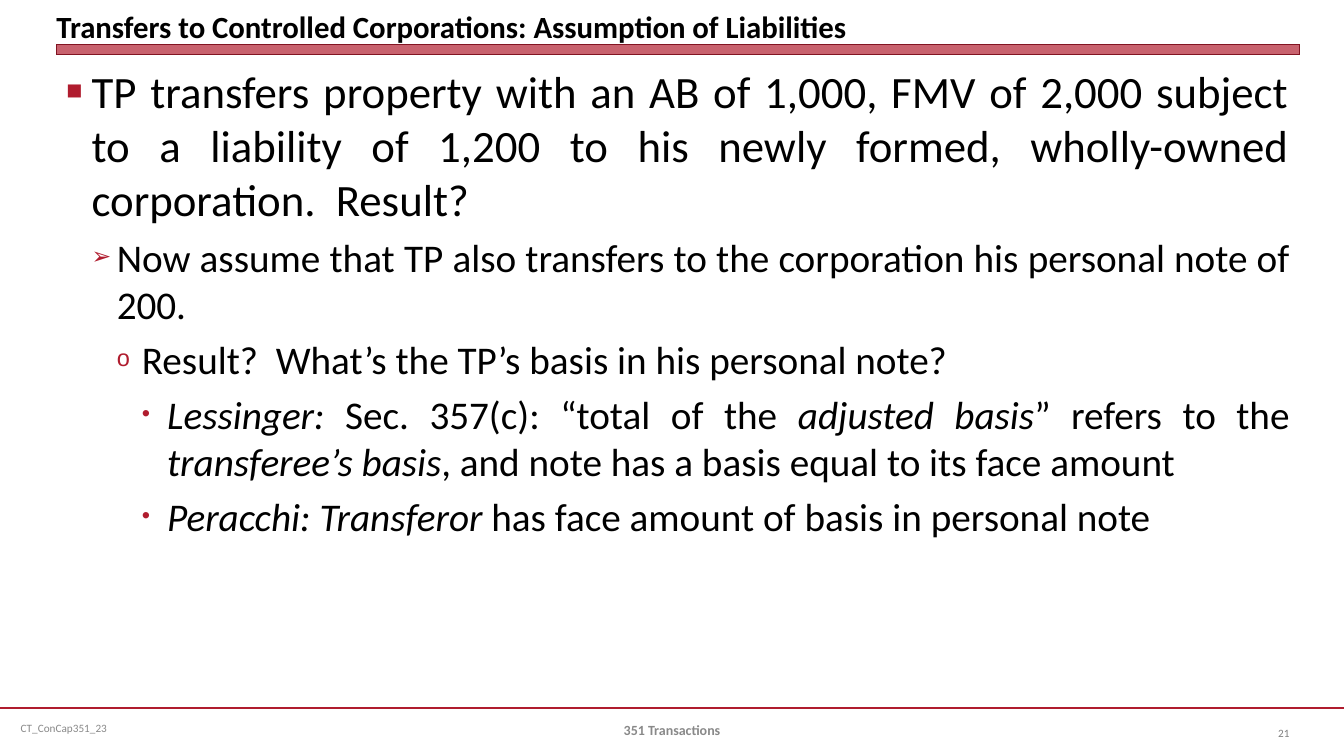
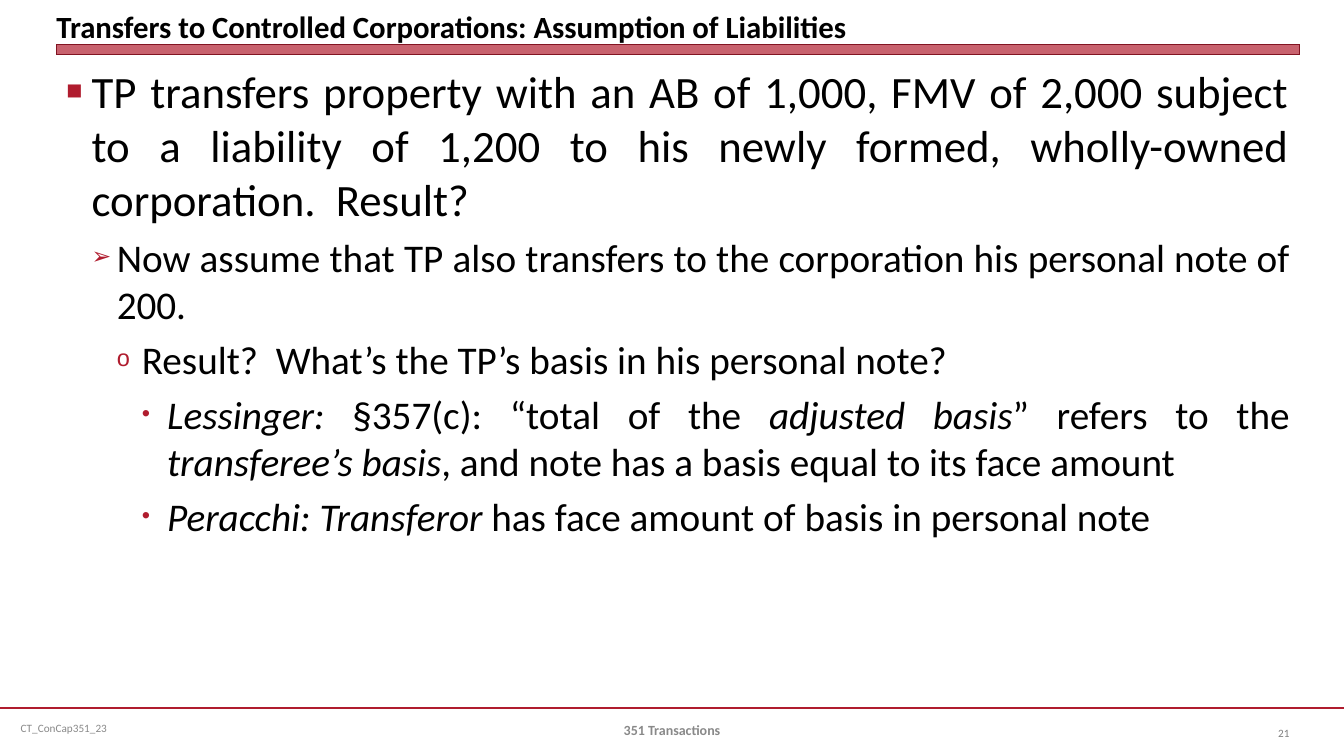
Before and after one commit to jmc877/Corporate-Tax, a slide deck: slide 21 of slides/CT_ConCap351_23.pptx. Drawn at 1344x756 pixels with LibreOffice and Linux fonts; fonts in the diff are those of the drawing. Boxes give left, top, right and bottom in pixels: in the first picture for what was removed or moved away, otherwise in the second. Text is boxed around its words. In the diff, an @@ line names an element or a change of style, - is before the commit and + after.

```diff
--- a/slides/CT_ConCap351_23.pptx
+++ b/slides/CT_ConCap351_23.pptx
@@ text at box(167, 400, 1289, 483): text changed @@
-      • Lessinger: Sec. 357(c): “total of the adjusted basis” refers to the transferee’s basis, and note has a basis equal to its face amount
+      • Lessinger: §357(c): “total of the adjusted basis” refers to the transferee’s basis, and note has a basis equal to its face amount
```
Also in this commit, not shown: 6 other slides changed, 1 other file.
